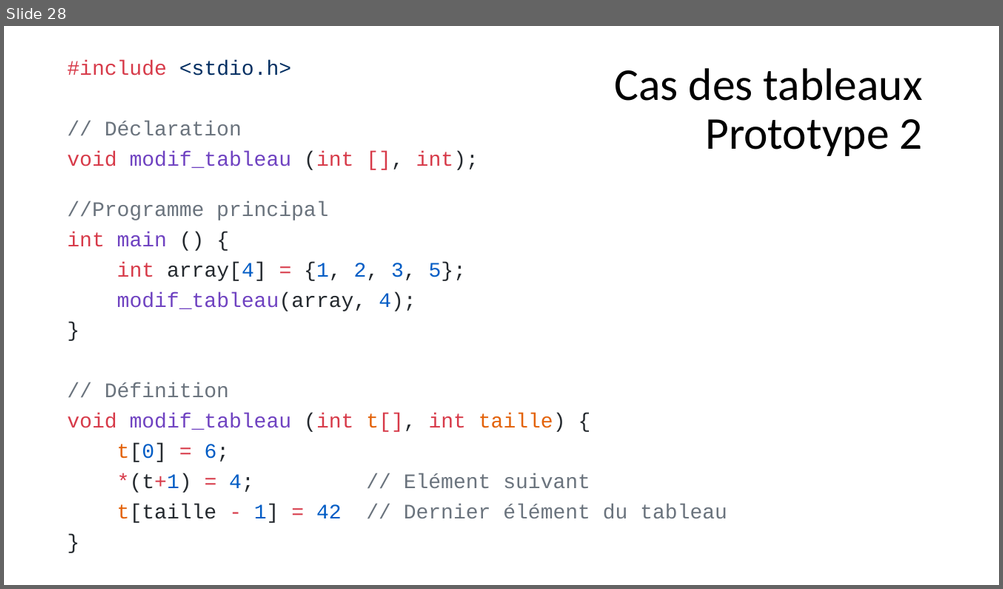
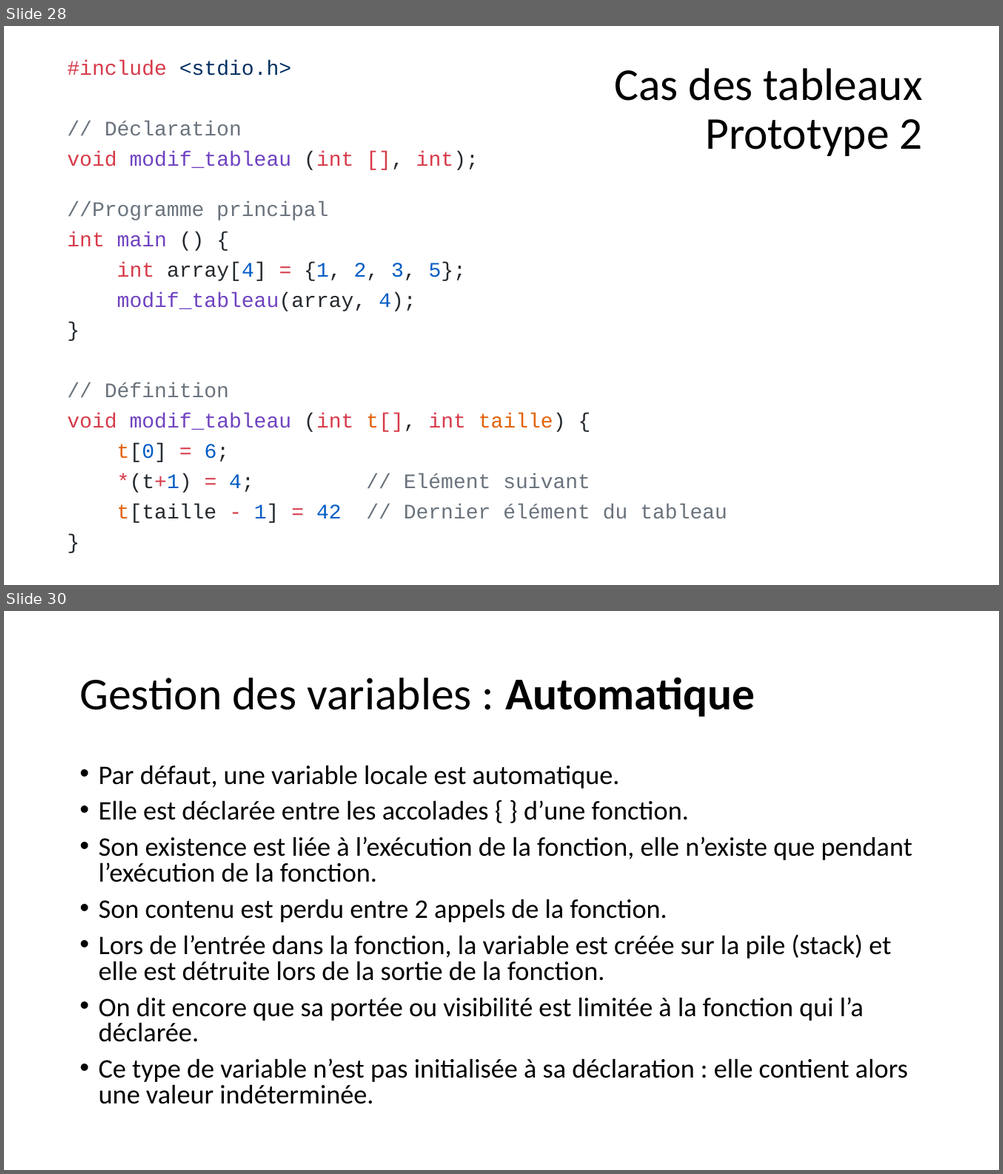
Before and after one commit to standard3/BTS1, a slide deck: 02_C/05_Fonctions/Fonctions.pptx. Shown one above the other, each under a label of ours: slide 28 before the commit, slides 28 and 30 after it; the slides between them are not shown. The pictures are 1003x589 and 1003x1174 pixels, drawn with LibreOffice and Linux fonts; fonts in the diff are those of the drawing. Boxes give left, top, right and bottom in pixels: in the first picture for what was removed or moved away, otherwise in the second. Text is boxed around its words. In the diff, an @@ line names an element or a change of style, - is before the commit and + after.

Commit message:
variables statiques

```diff
--- a/02_C/05_Fonctions/Fonctions.pptx
+++ b/02_C/05_Fonctions/Fonctions.pptx
@@ slide 30 added at bbox=[4, 611, 999, 1170], background #FFFFFF @@
@@ title added at bbox=[79, 677, 754, 717], 44 pt, text #000000 @@
+Gestion des variables : Automatique
@@ text added at bbox=[99, 765, 912, 1105], 25.9 pt, text #000000 @@
+• Par défaut, une variable locale est automatique.
+• Elle est déclarée entre les accolades { } d’une fonction.
+• Son existence est liée à l’exécution de la fonction, elle n’existe que pendant l’exécution de la fonction.
+• Son contenu est perdu entre 2 appels de la fonction.
+• Lors de l’entrée dans la fonction, la variable est créée sur la pile (stack) et elle est détruite lors de la sortie de la fonction.
+• On dit encore que sa portée ou visibilité est limitée à la fonction qui l’a déclarée.
+• Ce type de variable n’est pas initialisée à sa déclaration : elle contient alors une valeur indéterminée.
```
Also in this commit, not shown: 12 other slides added, 3 other files.
